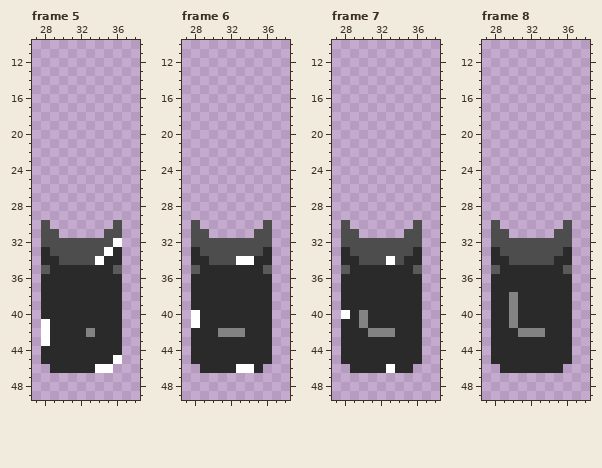
Pixel-art file -- draem/주인공/포드/쓰레기통/pod_Load.aseprite. That is the earlier state.
64x64 pixels, 30 frames. Colours within 5 levels of each other are drawn and written as one. Shown: frame 5: x 27..38, y 10..49; frame 6: x 27..38, y 10..49; frame 7: x 27..38, y 10..49; frame 8: x 27..38, y 10..49. The commit also changed other frames, which this record leaves out.
Once edited:
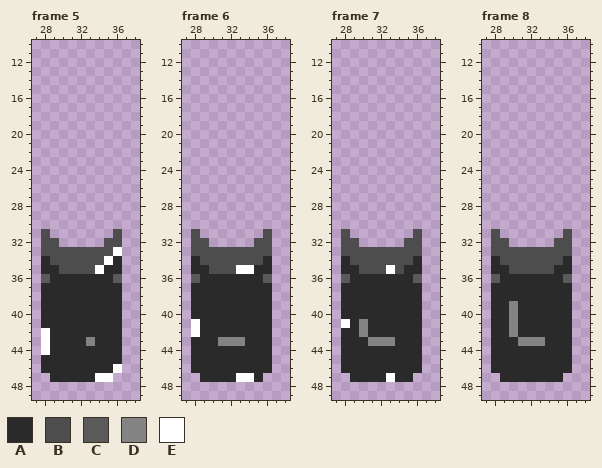
Palette (. is transparent): A #2a2a2a  B #4d4d4d  C #5a5a5a  D #838383  E #ffffff
Edits made:
layer "Layer 1" now hidden
layer "Layer 1 #2" added
Frame 5:
The author put colour A in row 46 at x 28; in row 47 at x 29 to 33.
Colour C becomes colour A in row 35 at x 28 and 36.
Colour D becomes colour A in row 42 at x 33.
Colour E becomes colour A in row 41 at x 28; in row 45 at x 36; in row 46 at x 34 to 35.
Colour A becomes colour B in row 33 at x 28; in row 34 at x 29; in row 35 at x 30 to 33.
Colour E becomes colour B in row 32 at x 36; in row 33 at x 35; in row 34 at x 34.
Colour A becomes colour C in row 36 at x 28 and 36.
Colour A becomes colour D in row 43 at x 33.
The author put colour E in row 46 at x 36; in row 47 at x 34 to 35.
Colour A becomes colour E in row 33 at x 36; in row 34 at x 35; in row 35 at x 34; in row 44 at x 28.
The edit erases colour B in row 30 at x 28 and 36; in row 31 at x 29 and 35; in row 32 at x 30 to 34.
Frame 6:
The author put colour A in row 46 at x 28 and 36; in row 47 at x 29 to 32 and 35.
Colour C becomes colour A in row 35 at x 28 and 36.
Colour D becomes colour A in row 42 at x 31 to 33.
Colour E becomes colour A in row 40 at x 28; in row 46 at x 33 to 34.
Colour A becomes colour B in row 33 at x 28 and 36; in row 34 at x 29 and 35; in row 35 at x 30 to 32.
Colour E becomes colour B in row 34 at x 33 to 34.
Colour A becomes colour C in row 36 at x 28 and 36.
Colour A becomes colour D in row 43 at x 31 to 33.
The author put colour E in row 47 at x 33 to 34.
Colour A becomes colour E in row 35 at x 33 to 34; in row 42 at x 28.
The edit erases colour B in row 30 at x 28 and 36; in row 31 at x 29 and 35; in row 32 at x 30 to 34.
Frame 7:
The author put colour A in row 46 at x 28 and 36; in row 47 at x 29 to 32 and 34 to 35.
Colour C becomes colour A in row 35 at x 28 and 36.
Colour D becomes colour A in row 40 at x 30; in row 42 at x 31 to 33.
Colour E becomes colour A in row 40 at x 28; in row 46 at x 33.
Colour A becomes colour B in row 33 at x 28 and 36; in row 34 at x 29 and 35; in row 35 at x 30 to 32 and 34.
Colour E becomes colour B in row 34 at x 33.
Colour A becomes colour C in row 36 at x 28 and 36.
Colour A becomes colour D in row 42 at x 30; in row 43 at x 31 to 33.
The author put colour E in row 47 at x 33.
Colour A becomes colour E in row 35 at x 33; in row 41 at x 28.
The edit erases colour B in row 30 at x 28 and 36; in row 31 at x 29 and 35; in row 32 at x 30 to 34.
Frame 8:
The author put colour A in row 46 at x 28 and 36; in row 47 at x 29 to 35.
Colour C becomes colour A in row 35 at x 28 and 36.
Colour D becomes colour A in row 38 at x 30; in row 42 at x 31 to 33.
Colour A becomes colour B in row 33 at x 28 and 36; in row 34 at x 29 and 35; in row 35 at x 30 to 34.
Colour A becomes colour C in row 36 at x 28 and 36.
Colour A becomes colour D in row 42 at x 30; in row 43 at x 31 to 33.
The edit erases colour B in row 30 at x 28 and 36; in row 31 at x 29 and 35; in row 32 at x 30 to 34.
Boxes around the changes in both pictures, in picture pixels (x1, y1, x2, y2):
changed: (41, 220, 122, 283)
changed: (41, 319, 122, 382)
changed: (191, 220, 272, 283)
changed: (191, 310, 272, 382)
changed: (341, 220, 422, 283)
changed: (341, 310, 422, 382)
changed: (491, 220, 572, 382)
